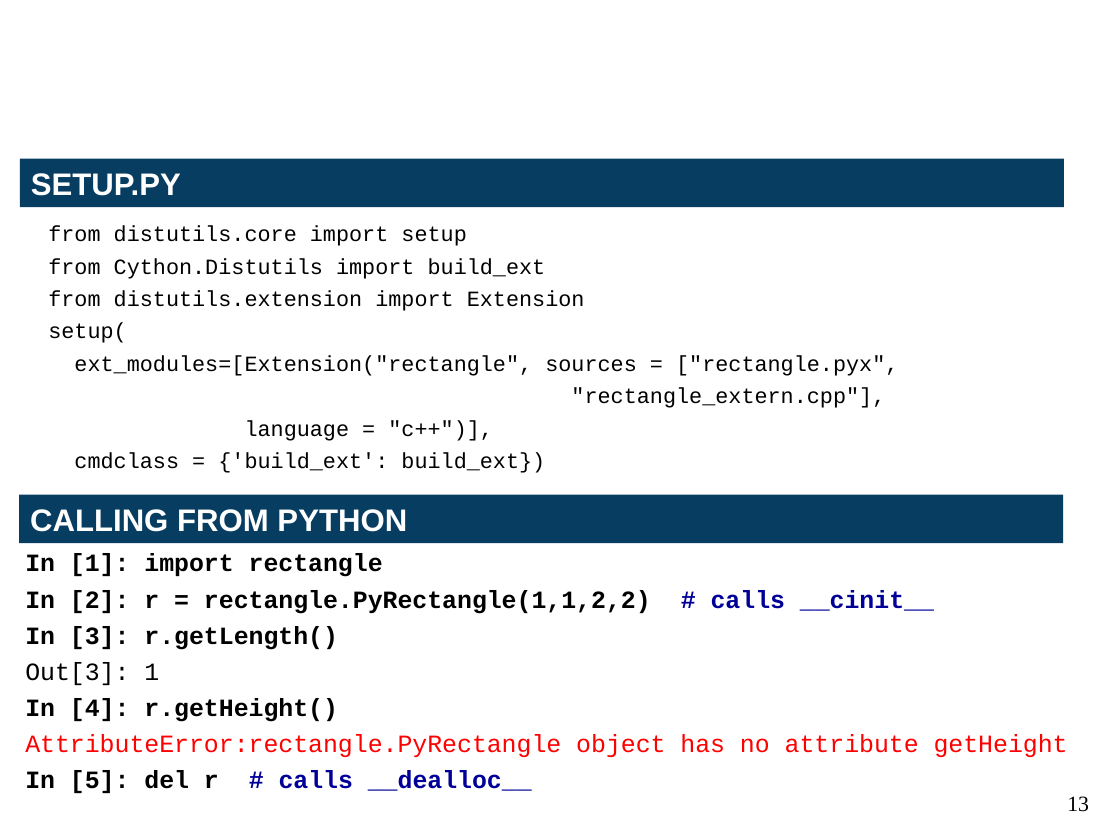
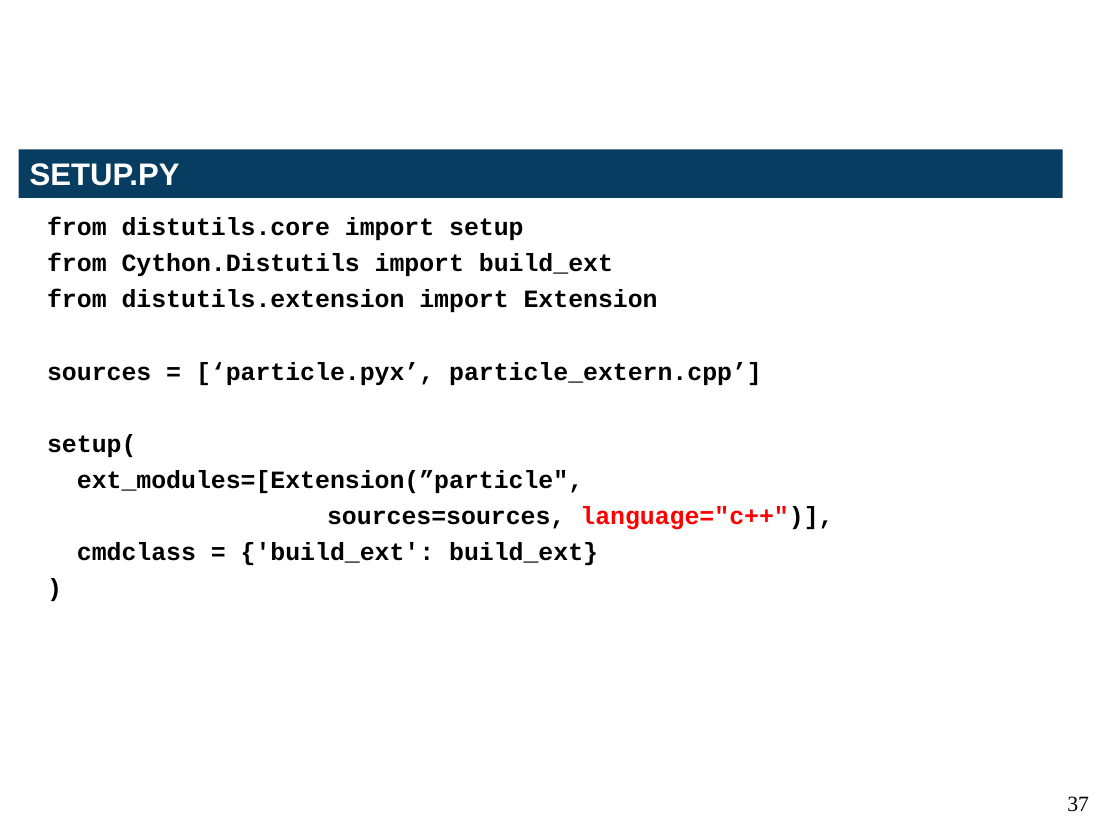
Before and after one commit to kwmsmith/scipy2013-cython-tutorial, a slide deck: slide 37 of Cython.pptx (slide 13 before the commit). Drawn at 1120x840 pixels with LibreOffice and Linux fonts; fonts in the diff are those of the drawing; background and template pictures are left out. Boxes give left, top, right and bottom in pixels: in the first picture for what was removed or moved away, otherwise in the second. Text is boxed around its words. In the diff, an @@ line names an element or a change of style, - is before the commit and + after.

```diff
--- a/Cython.pptx
+++ b/Cython.pptx
@@ rectangle "SETUP.PY": place and size @@
-rectangle "SETUP.PY" at [20, 159, 1064, 207]
+rectangle "SETUP.PY" at [19, 149, 1063, 197]
@@ text "from distutils.core import setup": place and size @@
-text "from distutils.core import setup" at [48, 226, 898, 473]
+text "from distutils.core import setup" at [47, 217, 833, 565]
@@ text at [47, 217, 658, 457]: size 14 to 16 pt, bold on in "from distutils.core import setup", "from Cython.Distutils import build_ext", "from distutils.extension import Extension", "setup(" @@
@@ text at [47, 362, 762, 385]: paragraph added @@
+sources = [‘particle.pyx’, particle_extern.cpp’]
@@ text at [77, 470, 833, 565]: text changed; size 14 to 16 pt; bold on @@
-ext_modules=[Extension("rectangle", sources = ["rectangle.pyx",
-"rectangle_extern.cpp"],
-language = "c++")],
-cmdclass = {'build_ext': build_ext})
+ext_modules=[Extension(”particle",
+sources=sources, language="c++")],
+cmdclass = {'build_ext': build_ext}
+)
@@ rectangle removed at [19, 495, 1063, 543] @@
-CALLING FROM PYTHON
@@ text removed at [25, 553, 1068, 793] @@
-In [1]: import rectangle
-In [2]: r = rectangle.PyRectangle(1,1,2,2) # calls __cinit__
-In [3]: r.getLength()
-Out[3]: 1
-In [4]: r.getHeight()
-AttributeError:rectangle.PyRectangle object has no attribute getHeight
-In [5]: del r # calls __dealloc__
@@ page number at [1067, 796, 1089, 812]: text changed @@
-13
+37
```
Also in this commit, not shown: 11 other slides changed, 39 slides added, 8 slides removed, 14 other files.
